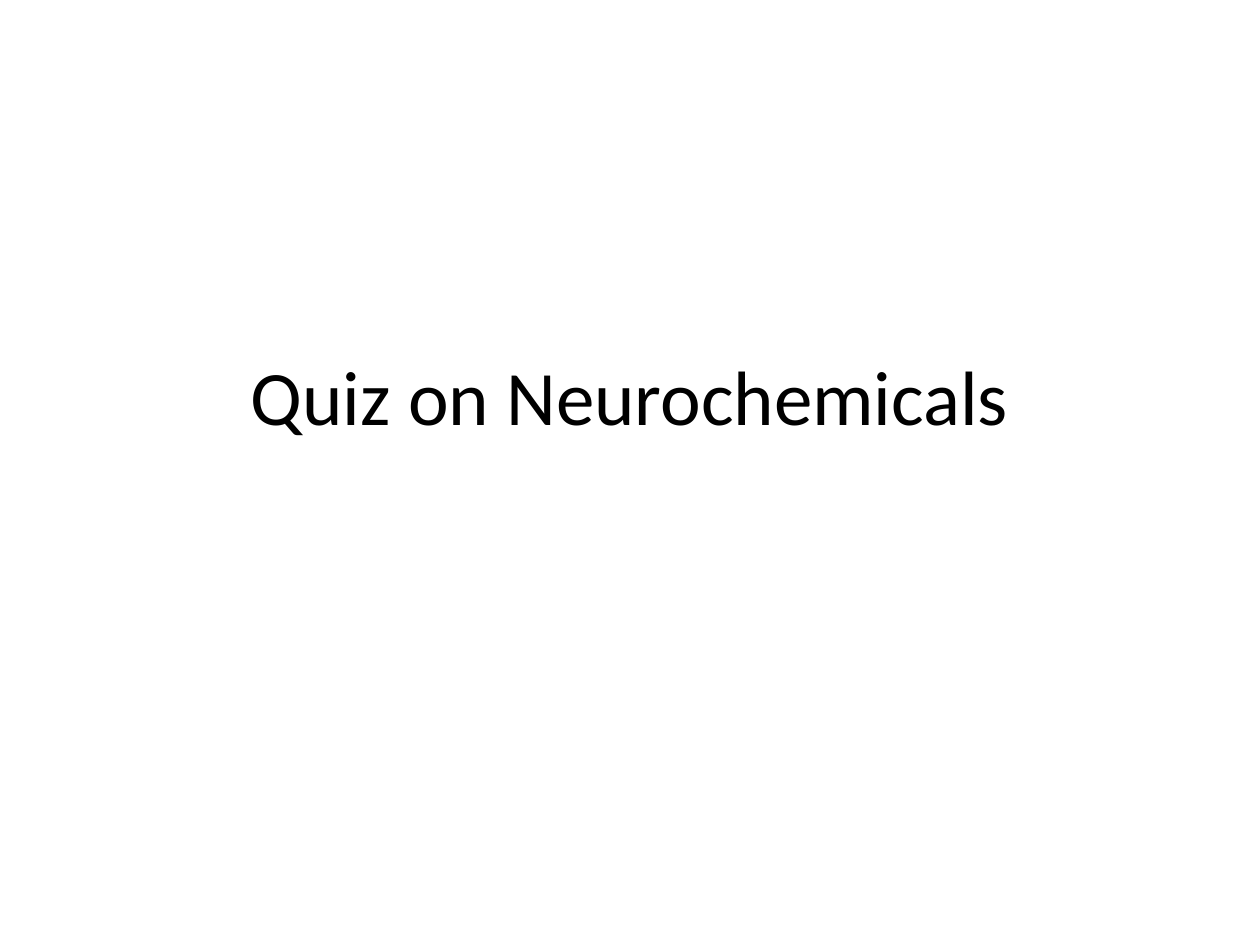
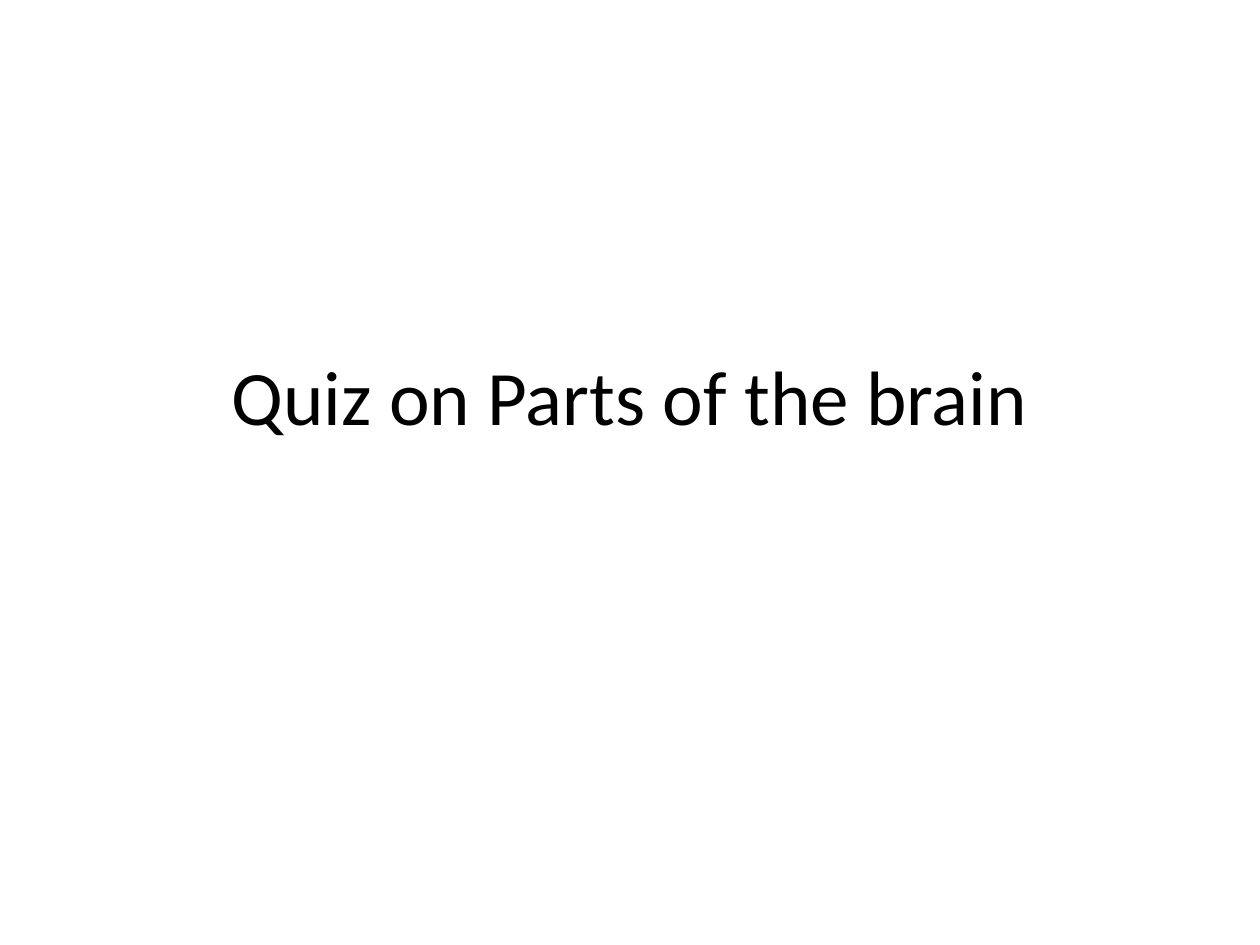
Before and after one commit to possibly-nrs-14/rag-sme, a slide deck: slide 1 of exports/quiz.pptx. Drawn at 1260x945 pixels with LibreOffice and Linux fonts; fonts in the diff are those of the drawing. Boxes give left, top, right and bottom in pixels: in the first picture for what was removed or moved away, otherwise in the second. Text is boxed around its words. In the diff, an @@ line names an element or a change of style, - is before the commit and + after.

Commit message:
latest quiz exports from demo

```diff
--- a/exports/quiz.pptx
+++ b/exports/quiz.pptx
@@ title at (232, 371, 1027, 436): text changed @@
-Quiz on Neurochemicals
+Quiz on Parts of the brain
```
Also in this commit, not shown: 3 other slides changed, 2 slides added, 4 slides removed, 9 other files.
